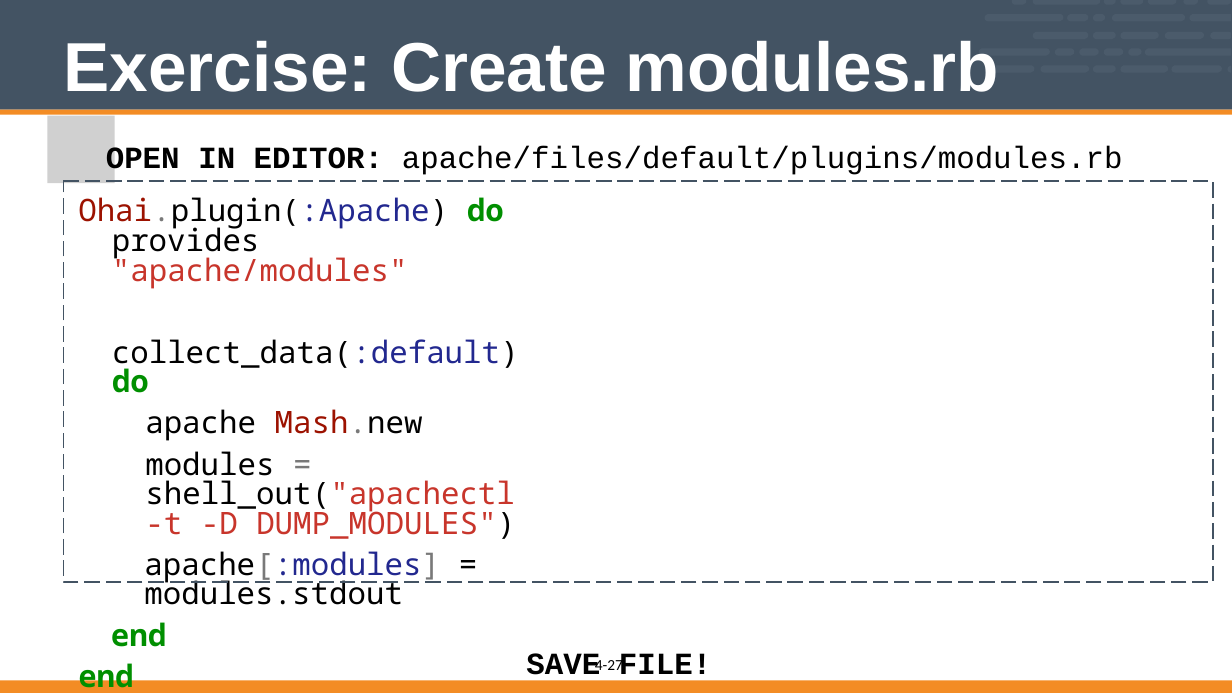
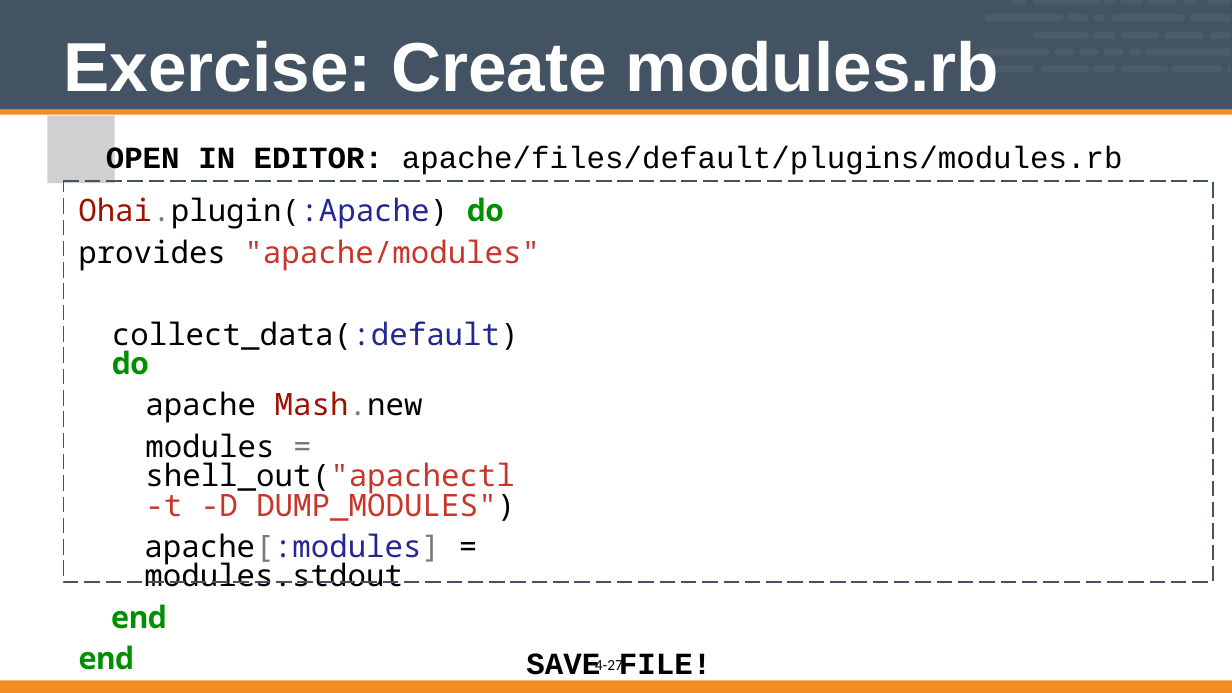
Before and after one commit to vinyar/chef-intermediate, a slide deck: slide 27 of 04-writing_ohai_plugins.pptx. Drawn at 1232x693 pixels with LibreOffice and Linux fonts; fonts in the diff are those of the drawing; grey boxes stand for pictures. Boxes give left, top, right and bottom in pixels: in the first picture for what was removed or moved away, otherwise in the second. Text is boxed around its words. In the diff, an @@ line names an element or a change of style, - is before the commit and + after.

```diff
--- a/04-writing_ohai_plugins.pptx
+++ b/04-writing_ohai_plugins.pptx
@@ text in freeform shape at (x1=78, y1=197, x2=540, y2=271): text changed @@
-Ohai.plugin(:Apache) do provides "apache/modules"
+Ohai.plugin(:Apache) do
+provides "apache/modules"
```
Also in this commit, not shown: 1 other slide changed.
